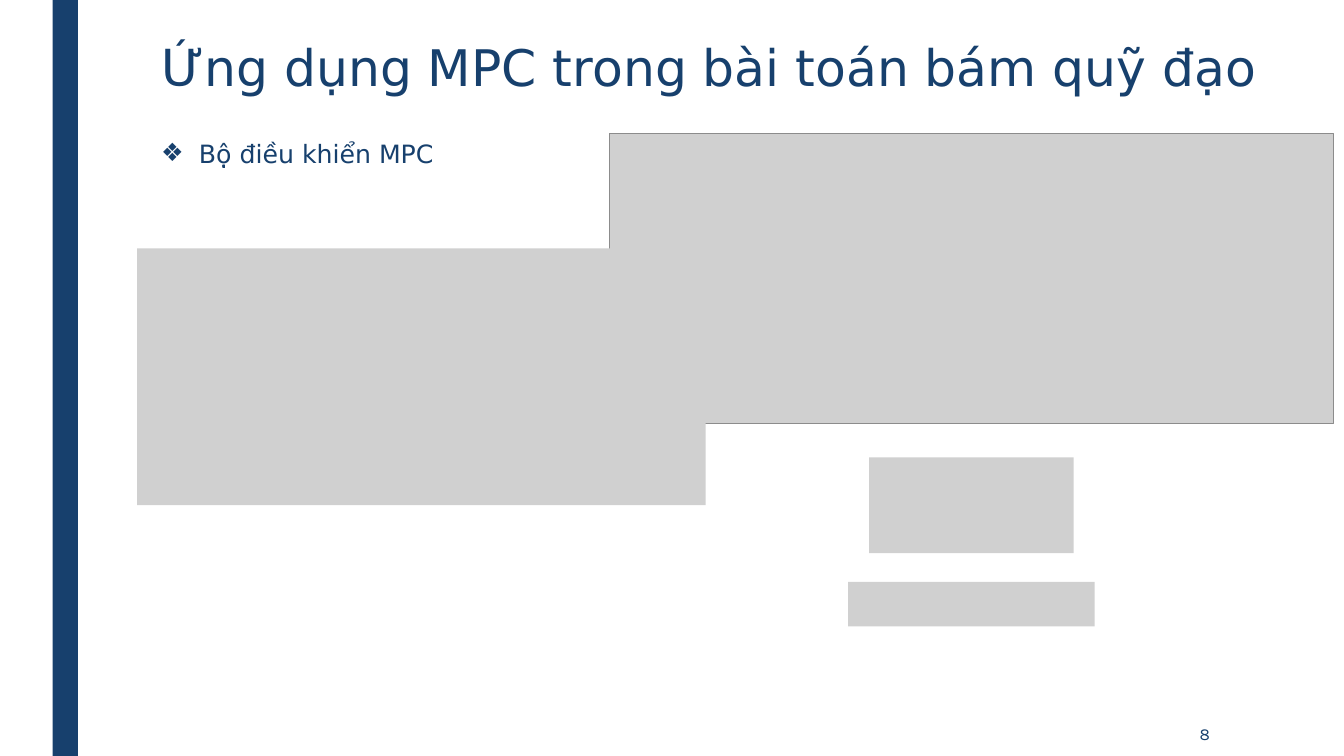
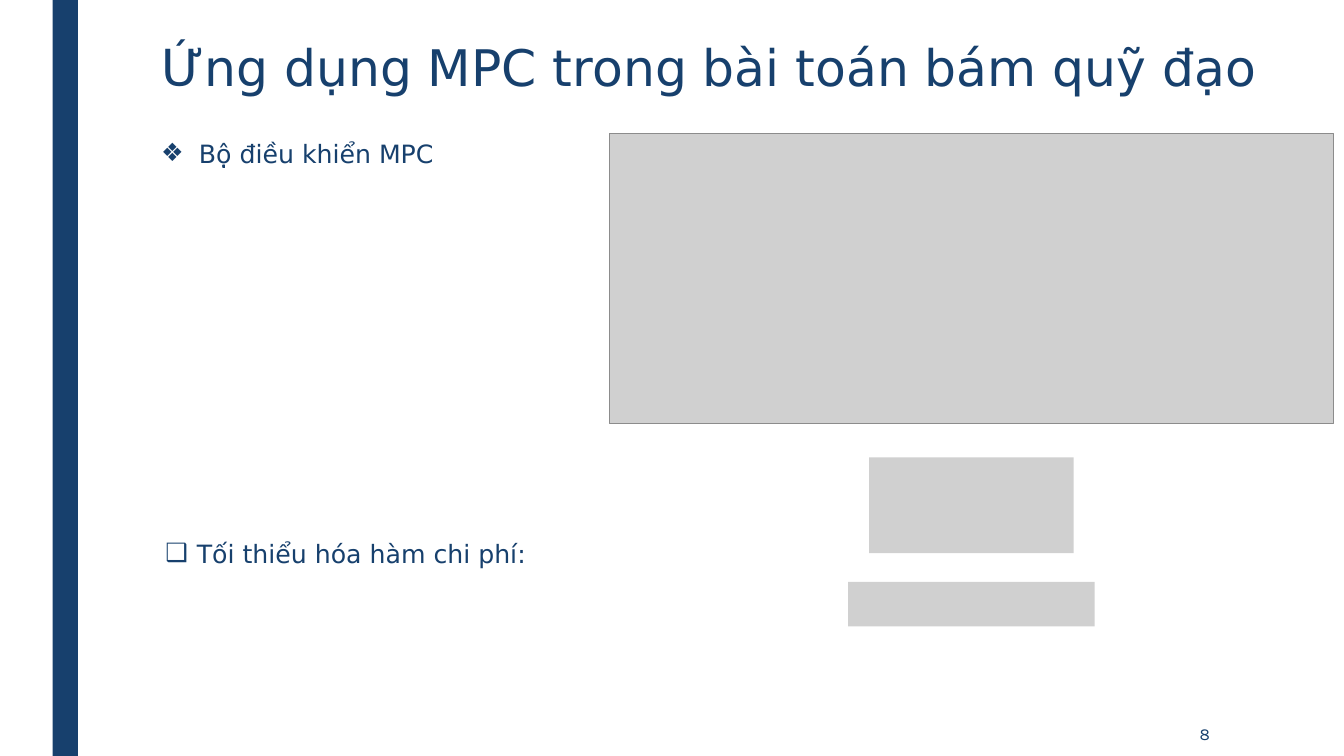
Before and after one commit to HN29/MPC_Planner, a slide deck: slide 8 of Slide_MPC_Planner.pptx. Drawn at 1344x756 pixels with LibreOffice and Linux fonts; fonts in the diff are those of the drawing; grey boxes stand for pictures. Boxes give left, top, right and bottom in pixels: in the first picture for what was removed or moved away, otherwise in the second. Text is boxed around its words. In the diff, an @@ line names an element or a change of style, - is before the commit and + after.

```diff
--- a/Slide_MPC_Planner.pptx
+++ b/Slide_MPC_Planner.pptx
@@ picture removed at bbox=[137, 248, 706, 505] @@
@@ text added at bbox=[197, 542, 525, 569], 18 pt, text #17406D @@
+❑ Tối thiểu hóa hàm chi phí:
```
Also in this commit, not shown: 3 other slides changed, 26 other files.
